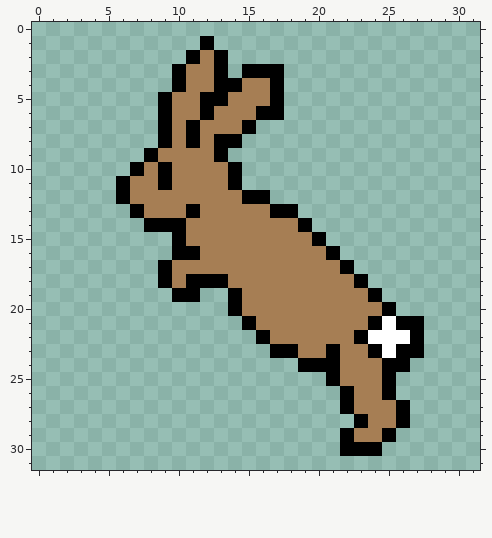
One commit to this pixel-art sprite: ThePrincessBard/ThePrincessBardContent/Graphics/rabbit/rabbit_jump.png. Above: the version before the commit.
The file is 32x32 pixels.
The same view after the edit:
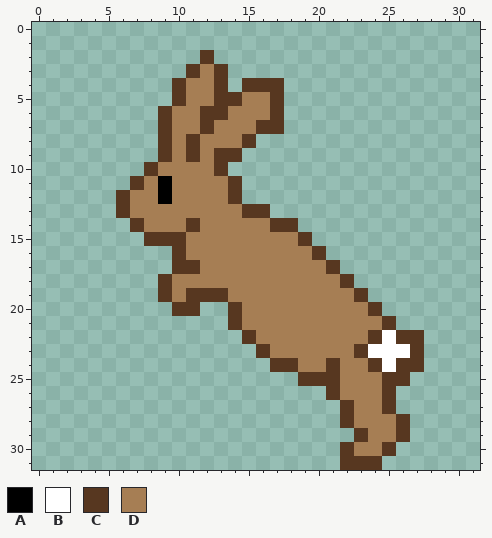
Palette (. is transparent): A #000000  B #ffffff  C #573720  D #a67e54
Edits made:
Changed rows in their new state; - is an unchanged pixel.
first column x 6:
 1 ------.---------------
 2 -----.C.--------------
 3 ----.C-C-...----------
 4 ----C--C.CCC----------
 5 ---.C-DCC--C----------
 6 ---C--CC--DC----------
 7 ---C-DC--DCC----------
 8 ---C-C-DDC------------
 9 --.C-C-CC-------------
10 -.CD---C.-------------
11 .C------C-------------
12 C--A----C..-----------
13 CD---D---CC..---------
14 -CDDDC-----CC.--------
15 --CCC--------C.-------
16 ----CD--------C.------
17 ---.CC---------C.-----
18 ---C-DDD--------C.----
19 ---CDCCCD--------C.---
20 ----CC--C---------C.--
21 --------CD--------DC..
22 ---------CD------DC-CC
23 ----------CDD--D-CB-BC
24 -----------CCDDC--CBCC
25 -------------CCC---CC-
26 ---------------CD--C--
27 ----------------C--C.-
28 ----------------CD--C-
29 ----------------.C-DC-
30 ----------------CDDC--
31 ----------------CCC---
Boxes around the changes in both pictures, in picture pixels (x1, y1, x2, y2):
changed: (116, 36, 424, 470)
